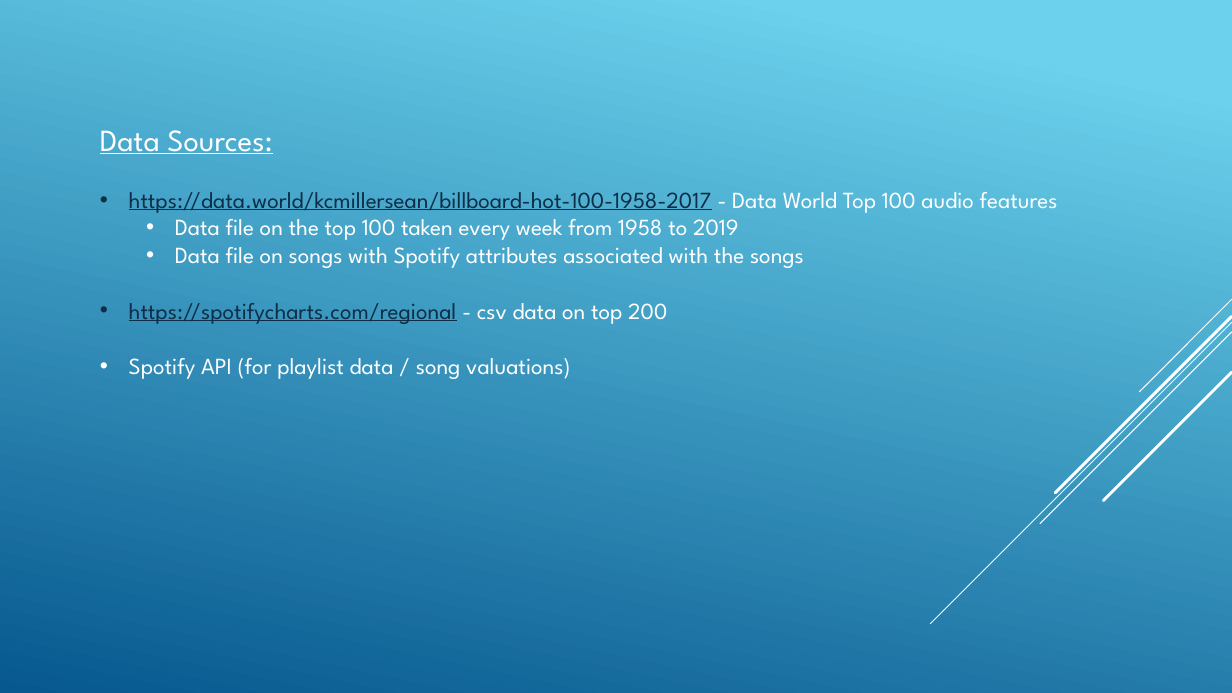
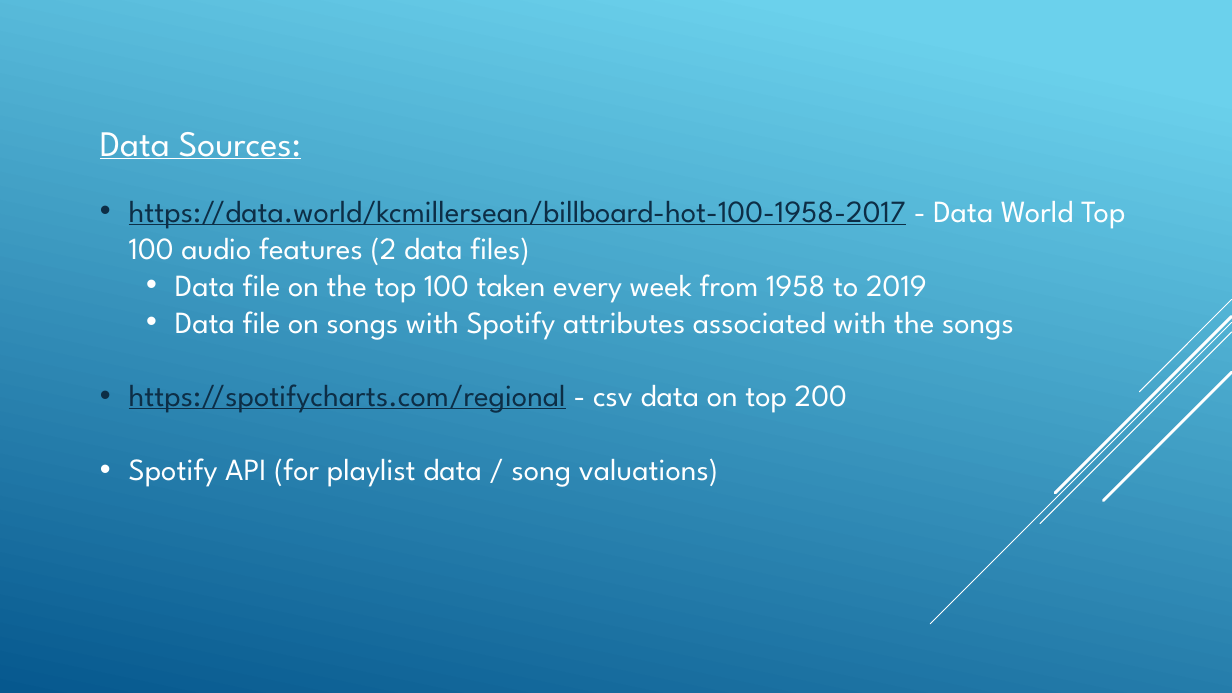
Before and after one commit to rlylecastro/project1, a slide deck: slide 3 of Presentation.pptx. Drawn at 1232x693 pixels with LibreOffice and Linux fonts; fonts in the diff are those of the drawing. Boxes give left, top, right and bottom in pixels: in the first picture for what was removed or moved away, otherwise in the second. Text is boxed around its words. In the diff, an @@ line names an element or a change of style, - is before the commit and + after.

```diff
--- a/Presentation.pptx
+++ b/Presentation.pptx
@@ text at [100,132,1014,487]: size 24 to 28 pt in "Data Sources:"; size 18 to 24 pt in "Data file on the top 100 taken ...", "Data file on songs with Spotify attributes ...", "https://spotifycharts.com/regional - csv data on top 200", "Spotify API (for playlist data / song ..." @@
@@ text at [129,201,1125,265]: text changed; size 18 to 24 pt @@
-• https://data.world/kcmillersean/billboard-hot-100-1958-2017 - Data World Top 100 audio features
+• https://data.world/kcmillersean/billboard-hot-100-1958-2017 - Data World Top 100 audio features (2 data files)
```
Also in this commit, not shown: 3 other slides changed, 4 slides added, 1 slide removed, 1 other file.
